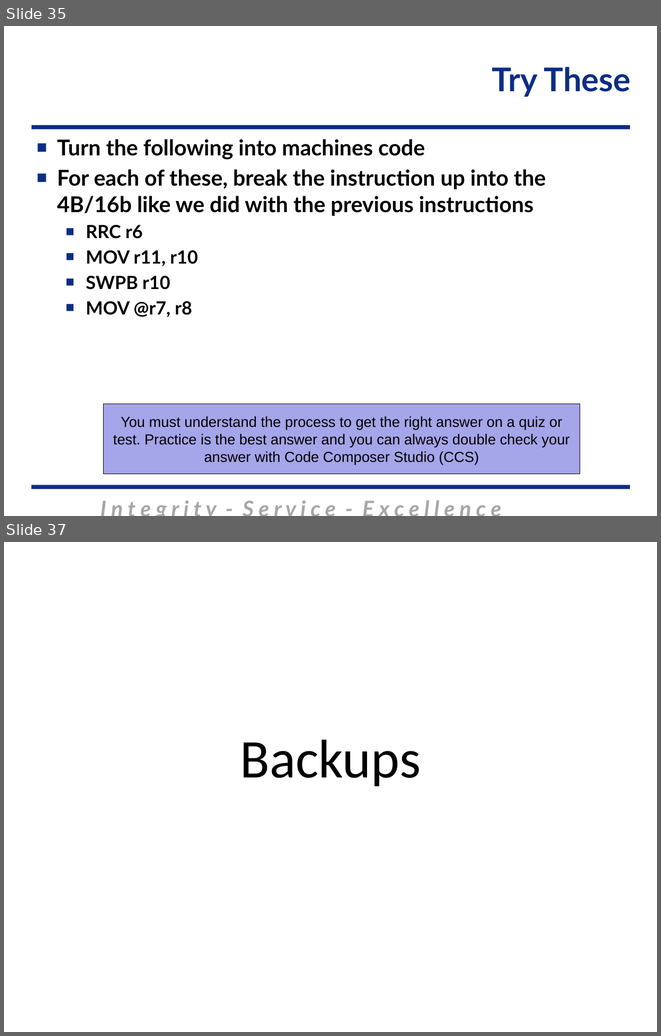
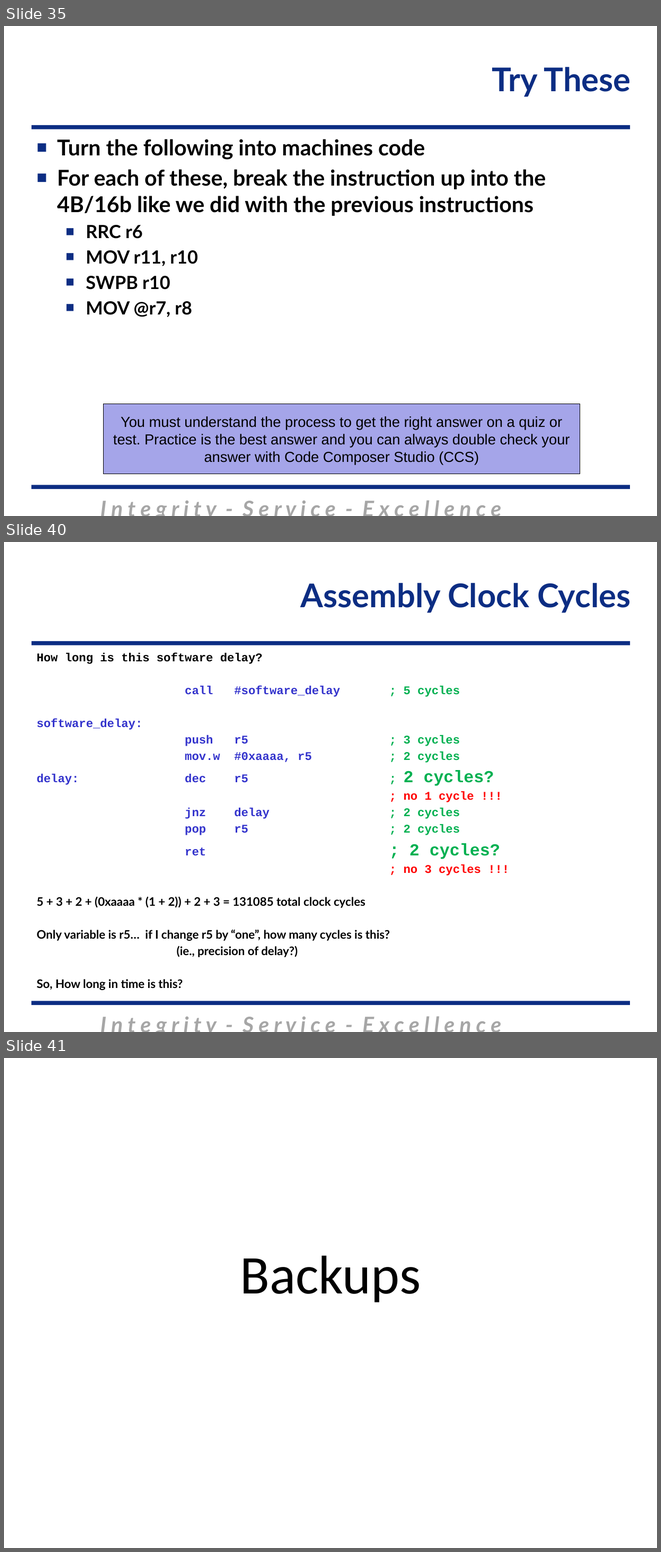
Before and after one commit to MarsUniversity/ECE382, a slide deck: source/lessons/lsn3-4-5/Lsn3-4-5.pptx. Shown one above the other, each under a label of ours: slides 35 and 37 before the commit, slides 35, 40 and 41 after it; the slides between them are not shown. The pictures are 661x1036 and 661x1552 pixels, drawn with LibreOffice and Linux fonts; fonts in the diff are those of the drawing; background and template pictures are left out. Boxes give left, top, right and bottom in pixels: in the first picture for what was removed or moved away, otherwise in the second. Text is boxed around its words. In the diff, an @@ line names an element or a change of style, - is before the commit and + after.

```diff
--- a/source/lessons/lsn3-4-5/Lsn3-4-5.pptx
+++ b/source/lessons/lsn3-4-5/Lsn3-4-5.pptx
@@ slide 40 added at <box>4,542,657,1032</box>, background #FFFFFF; not listed: 3 template elements that a slide beside it also shows @@
@@ title added at <box>301,583,630,613</box>, 36 pt, text #0C2D83, bold @@
+Assembly Clock Cycles
@@ text added at <box>37,653,500,990</box>, 12.9 pt, text #000000, bold @@
+How long is this software delay?
+call #software_delay ; 5 cycles
+software_delay:
+push r5 ; 3 cycles
+mov.w #0xaaaa, r5 ; 2 cycles
+delay: dec r5 ; 2 cycles?
+; no 1 cycle !!!
+jnz delay ; 2 cycles
+pop r5 ; 2 cycles
+ret ; 2 cycles?
+; no 3 cycles !!!
+5 + 3 + 2 + (0xaaaa * (1 + 2)) + 2 + 3 = 131085 total clock cycles
+Only variable is r5… if I change r5 by “one”, how many cycles is this?
+(ie., precision of delay?)
+So, How long in time is this?
@@ what was slide 37 is now slide 41 @@
```
Also in this commit, not shown: 1 slide changed, 3 other slides added, 59 other files.
